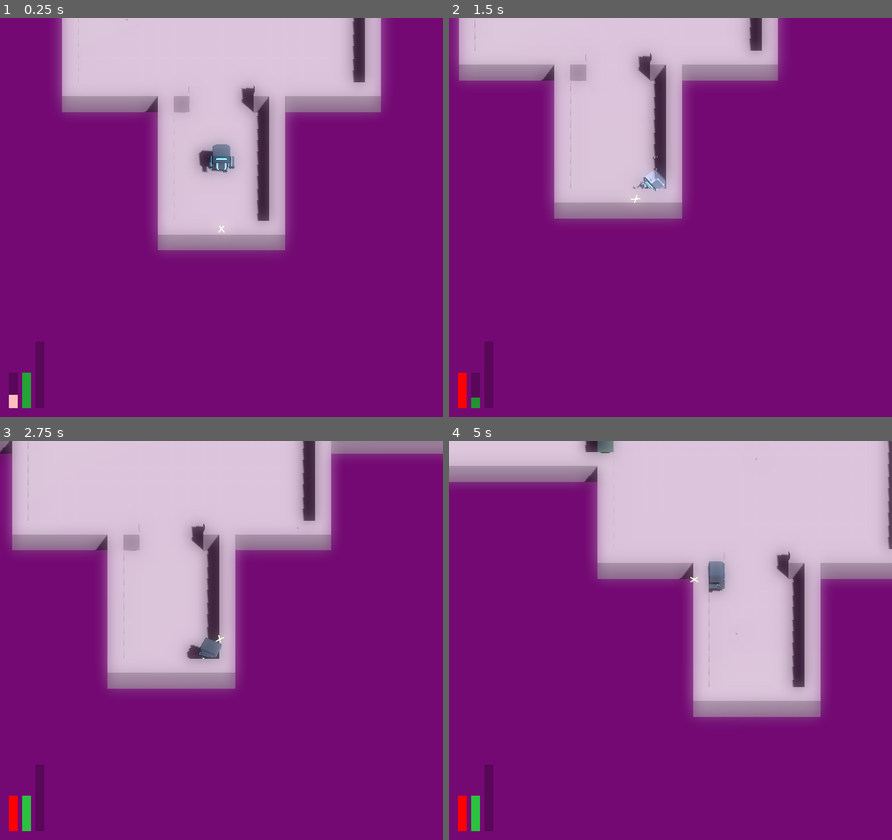
Above: before the commit, frames 1-4 (two rows, left to right).
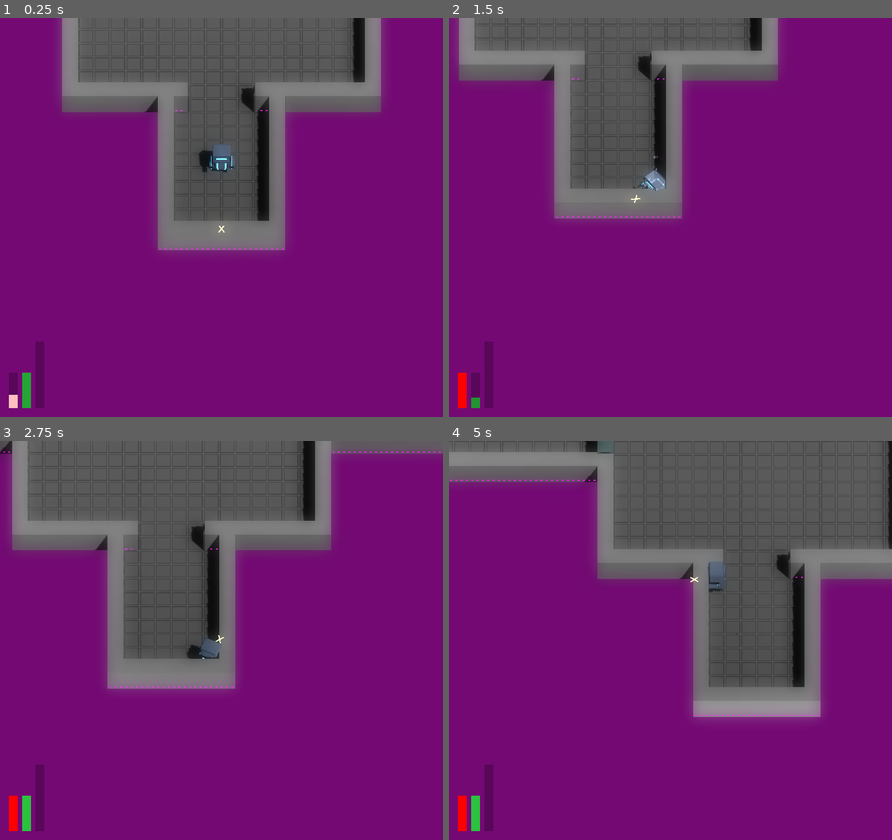
Above: after the commit, the same moments.

Repository: JackEvans24/bullet-absorb
Game: Godot game, scene res://scenes/main.tscn
Two runs of this game, one before a commit and one after it. Both use one fixed random seed, a clock stepped at 60 frames per second and the inputs below.
Inputs (mouse positions are in pixels of both pictures, inside the frame that each line leads up to):
- Up to frame 1 (0.25 s): no input
- Up to frame 2 (1.5 s): move the mouse to (767, 197) at 0.52 s; hold D (move_right) 0.53-1.28 s; hold Ctrl (absorb) 0.53-1.28 s; move the mouse to (581, 237) at 1.27 s; hold S (move_back) from 1.28 s (still down); tap Space (dash) at 1.35 s
- Up to frame 3 (2.75 s): move the mouse to (265, 552) at 2.02 s; release S (move_back) at 2.03 s; press the mouse at (265, 552) at 2.03 s; hold D (move_right) from 2.03 s (still down)
- Up to frame 4 (5 s): move the mouse to (648, 720) at 2.77 s; release D (move_right) at 2.78 s; release the mouse at (648, 720) at 2.78 s; hold W (move_forward) 2.78-3.53 s; tap Ctrl (absorb) at 2.85 s; move the mouse to (803, 700) at 3.52 s; hold A (move_left) from 3.53 s (still down); tap Space (dash) at 3.6 s; move the mouse to (537, 580) at 4.27 s; click (537, 580) at 4.35 s

The runs differ from the first frame. In frame 1, 27% of the frame differs, in the area x 14-86%, y 0-59%; in frame 2, 21%; in frame 3, 30%; in frame 4, 35%, in the area x 0-100%, y 0-69%.

Commit message:
feat: add hurt animation

Diff:
--- a/animation/player_blend.tres
+++ b/animation/player_blend.tres
@@ -1,9 +1,14 @@
-[gd_resource type="AnimationNodeBlendTree" load_steps=8 format=3 uid="uid://bvwqms7ohmbjw"]
+[gd_resource type="AnimationNodeBlendTree" load_steps=10 format=3 uid="uid://bvwqms7ohmbjw"]
 
 [sub_resource type="AnimationNodeAnimation" id="AnimationNodeAnimation_gdvso"]
 animation = &"absorb"
 
 [sub_resource type="AnimationNodeOneShot" id="AnimationNodeOneShot_pee6b"]
+
+[sub_resource type="AnimationNodeAnimation" id="AnimationNodeAnimation_bx66p"]
+animation = &"hurt"
+
+[sub_resource type="AnimationNodeOneShot" id="AnimationNodeOneShot_b8pra"]
 
 [sub_resource type="AnimationNodeAnimation" id="AnimationNodeAnimation_dg2ao"]
 animation = &"idle"
@@ -26,6 +31,10 @@
 nodes/Absorb/position = Vector2(280, 440)
 nodes/AbsorbTrigger/node = SubResource("AnimationNodeOneShot_pee6b")
 nodes/AbsorbTrigger/position = Vector2(640, 120)
+nodes/Hurt/node = SubResource("AnimationNodeAnimation_bx66p")
+nodes/Hurt/position = Vector2(642.577, 406.08)
+nodes/HurtTrigger/node = SubResource("AnimationNodeOneShot_b8pra")
+nodes/HurtTrigger/position = Vector2(840, 120)
 nodes/Idle/node = SubResource("AnimationNodeAnimation_dg2ao")
 nodes/Idle/position = Vector2(-180, 180)
 nodes/ShootLeft/node = SubResource("AnimationNodeAnimation_n56fe")
@@ -36,5 +45,5 @@
 nodes/ShootRight/position = Vector2(60, 420)
 nodes/ShootRightTrigger/node = SubResource("AnimationNodeOneShot_o1awh")
 nodes/ShootRightTrigger/position = Vector2(320, 140)
-nodes/output/position = Vector2(880, 140)
-node_connections = [&"AbsorbTrigger", 0, &"ShootRightTrigger", &"AbsorbTrigger", 1, &"Absorb", &"ShootLeftTrigger", 0, &"Idle", &"ShootLeftTrigger", 1, &"ShootLeft", &"ShootRightTrigger", 0, &"ShootLeftTrigger", &"ShootRightTrigger", 1, &"ShootRight", &"output", 0, &"AbsorbTrigger"]
+nodes/output/position = Vector2(1100, 120)
+node_connections = [&"AbsorbTrigger", 0, &"ShootRightTrigger", &"AbsorbTrigger", 1, &"Absorb", &"HurtTrigger", 0, &"AbsorbTrigger", &"HurtTrigger", 1, &"Hurt", &"ShootLeftTrigger", 0, &"Idle", &"ShootLeftTrigger", 1, &"ShootLeft", &"ShootRightTrigger", 0, &"ShootLeftTrigger", &"ShootRightTrigger", 1, &"ShootRight", &"output", 0, &"HurtTrigger"]
